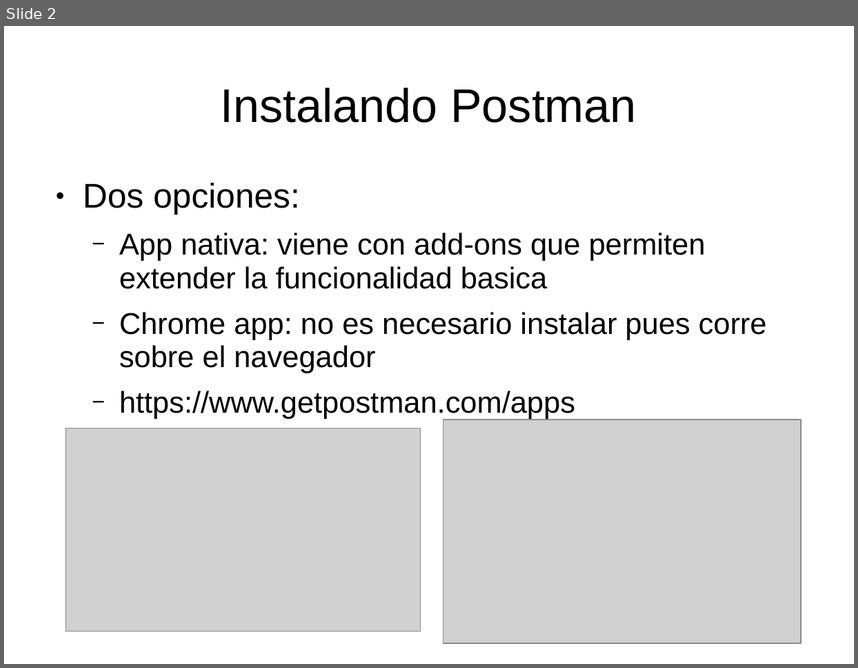
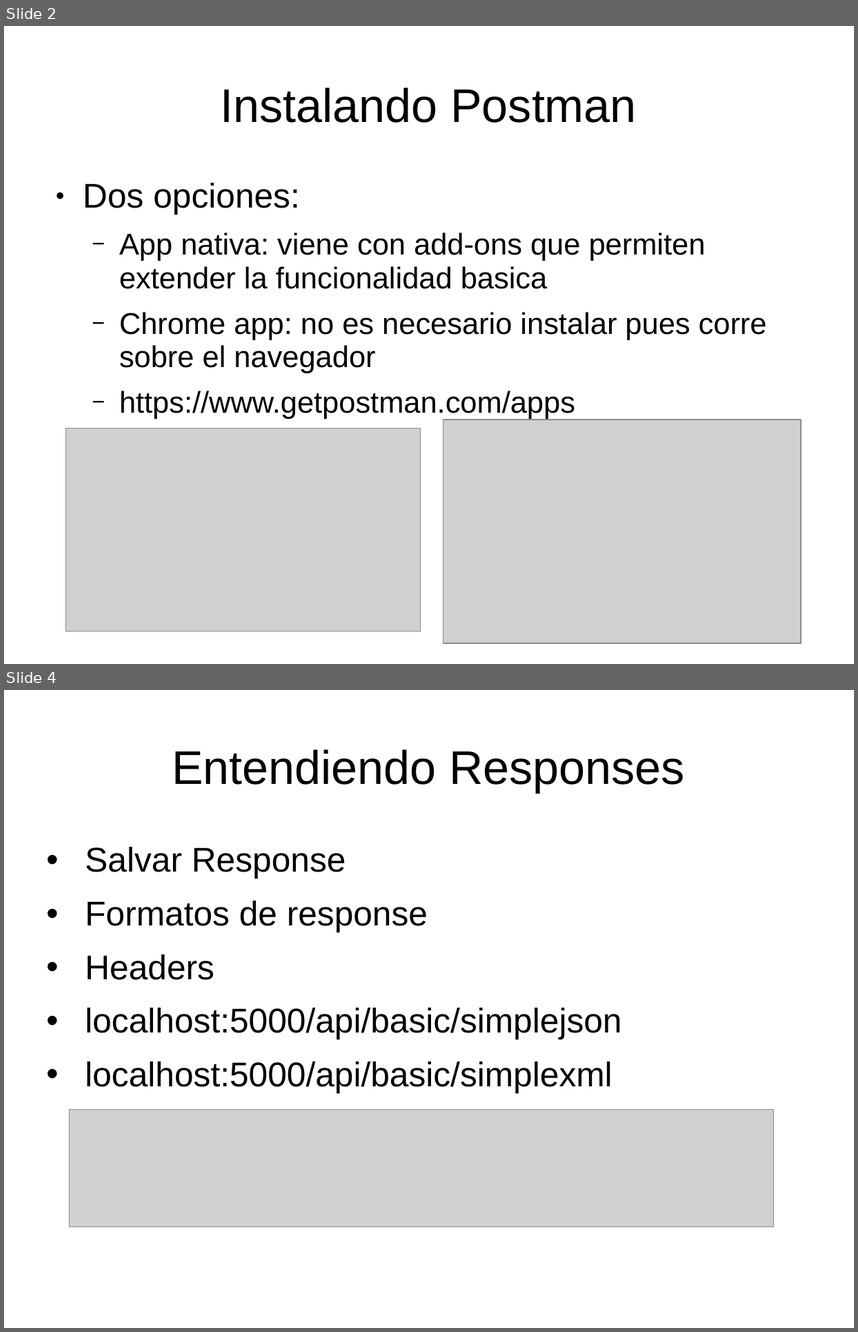
Before and after one commit to luisgepeto/PostmanCourse, a slide deck: Presentacion.ppt. Shown one above the other, each under a label of ours: slide 2 before the commit, slides 2 and 4 after it; the slides between them are not shown. The pictures are 858x668 and 858x1332 pixels, drawn with LibreOffice and Linux fonts; fonts in the diff are those of the drawing; grey boxes stand for pictures. Boxes give left, top, right and bottom in pixels: in the first picture for what was removed or moved away, otherwise in the second. Text is boxed around its words. In the diff, an @@ line names an element or a change of style, - is before the commit and + after.

```diff
--- a/Presentacion.ppt
+++ b/Presentacion.ppt
@@ slide 4 added at [4,690,854,1328], background #FFFFFF @@
@@ title added at [172,749,685,793], 44 pt, text #000000 @@
+Entendiendo Responses
@@ text added at [85,847,622,1092], 32 pt, text #000000 @@
+• Salvar Response
+• Formatos de response
+• Headers
+• localhost:5000/api/basic/simplejson
+• localhost:5000/api/basic/simplexml
@@ picture added at [70,1109,775,1226] @@
```
Also in this commit, not shown: 1 slide changed, 5 other slides added, 5 other files.
